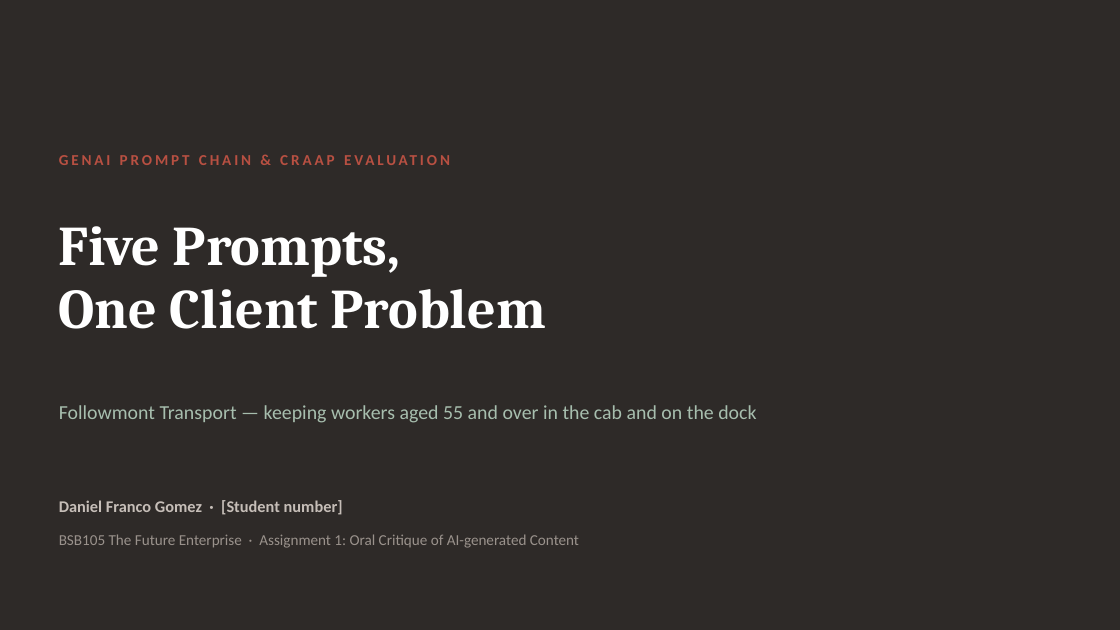
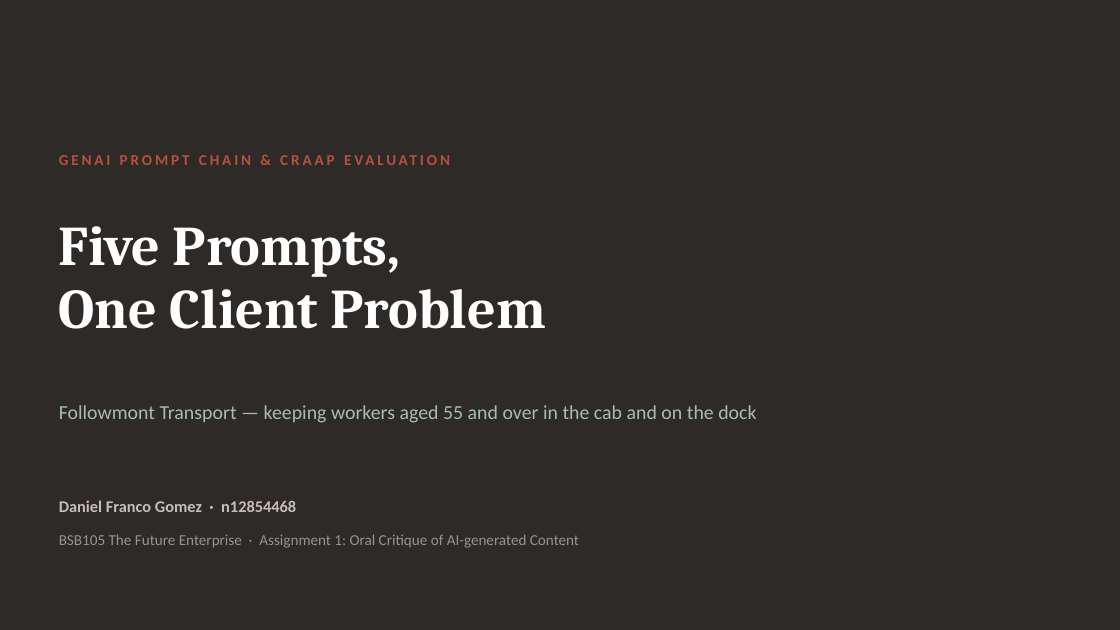
Before and after one commit to danielfrancogomez-wq/My-computer-claude-code, a slide deck: slide 1 of Followmont-Prompt-Chain.pptx. Drawn at 1120x630 pixels with LibreOffice and Linux fonts; fonts in the diff are those of the drawing. Boxes give left, top, right and bottom in pixels: in the first picture for what was removed or moved away, otherwise in the second. Text is boxed around its words. In the diff, an @@ line names an element or a change of style, - is before the commit and + after.

```diff
--- a/Followmont-Prompt-Chain.pptx
+++ b/Followmont-Prompt-Chain.pptx
@@ text at [59, 500, 296, 512]: text changed @@
-Daniel Franco Gomez · [Student number]
+Daniel Franco Gomez · n12854468
```
Also in this commit, not shown: 2 other slides changed, 1 other file.
